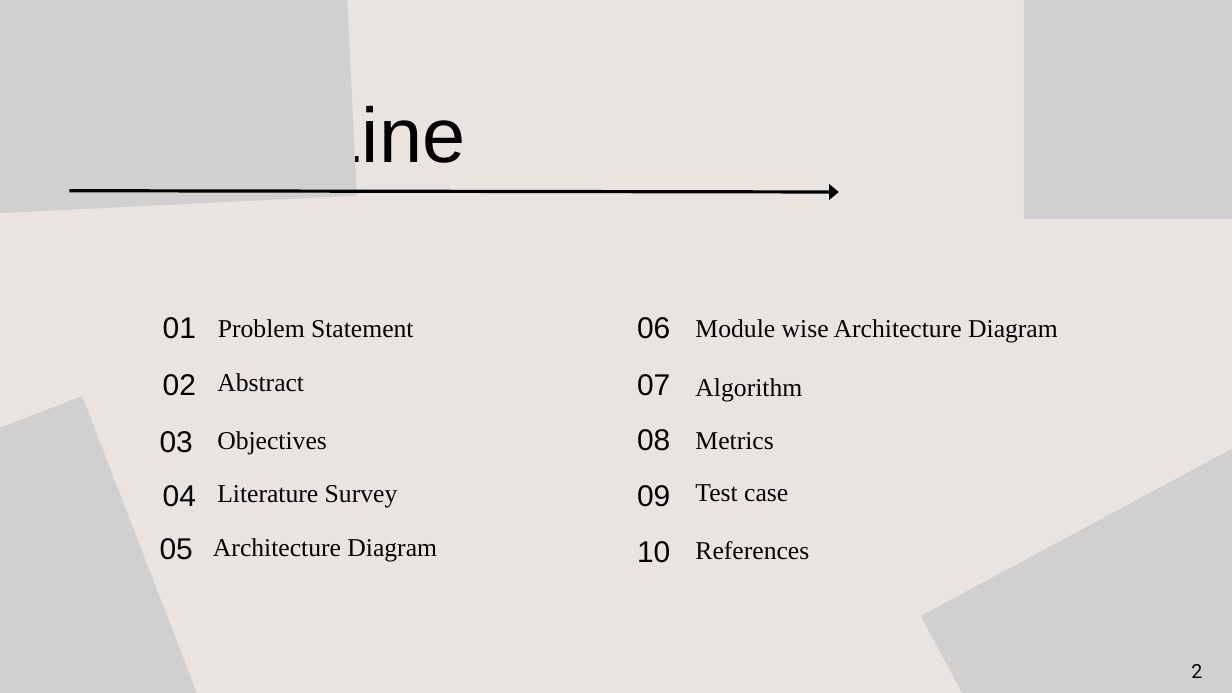
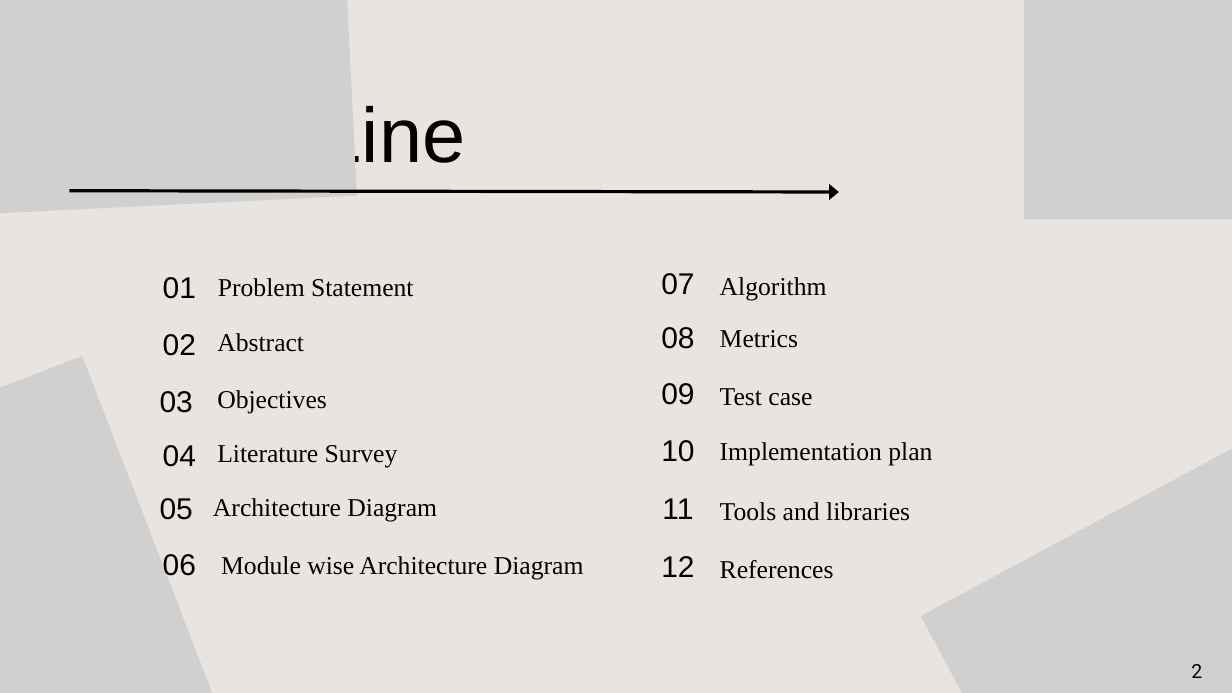
Before and after one commit to Kishore-reigns/Secure_Image_key_Generation_For_Medical_Image_Security_Using_WGAN-GP, a slide deck: slide 2 of ppts/CIP-R1.pptx. Drawn at 1232x693 pixels with LibreOffice and Linux fonts; fonts in the diff are those of the drawing; grey boxes stand for pictures. Boxes give left, top, right and bottom in pixels: in the first picture for what was removed or moved away, otherwise in the second. Text is boxed around its words. In the diff, an @@ line names an element or a change of style, - is before the commit and + after.

```diff
--- a/ppts/CIP-R1.pptx
+++ b/ppts/CIP-R1.pptx
@@ 6 texts: place and size @@
-6 texts at [637,374,802,563]
+6 texts at [661,273,827,462]
@@ text "Test case": place and size @@
-text "Test case" at [695,484,788,502]
+text "Test case" at [720,388,812,406]
@@ 10 texts, 1 picture: place and size @@
-10 texts, 1 picture at [0,317,437,693]
+10 texts, 1 picture at [0,277,437,693]
@@ text added at [720,442,932,465], 30 pt, text #000000 @@
+Implementation plan
@@ text added at [662,498,693,519], 35 pt, text #000000 @@
+11
@@ text added at [720,502,910,521], 30 pt, text #000000 @@
+Tools and libraries
@@ text "06": place and size @@
-text "06" at [637,317,670,339]
+text "06" at [163,554,196,576]
@@ text "Module wise Architecture Diagram": place and size @@
-text "Module wise Architecture Diagram" at [695,319,1058,343]
+text "Module wise Architecture Diagram" at [221,556,584,580]
@@ text added at [661,556,694,577], 35 pt, text #000000 @@
+12
@@ text "References": place and size @@
-text "References" at [695,541,809,560]
+text "References" at [720,560,834,579]
```
Also in this commit, not shown: 1 other file.
